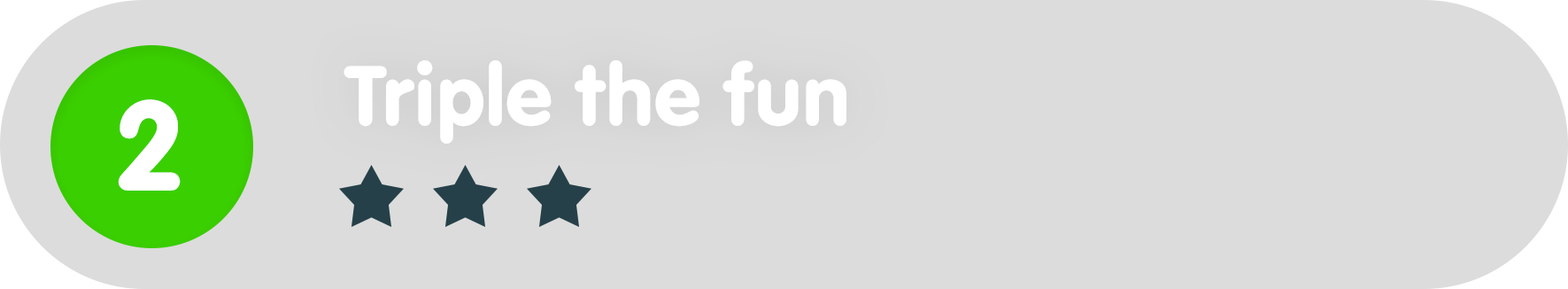
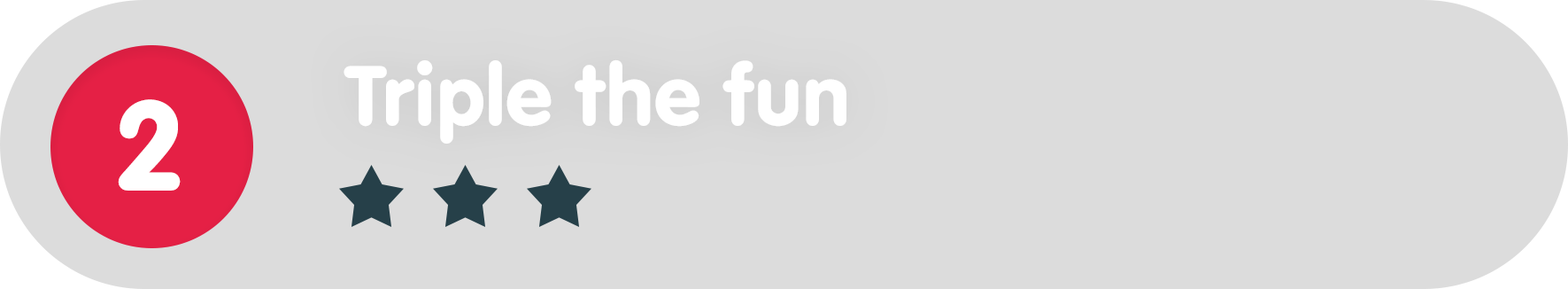
Layer changes from the first w=1568, h=289 image to the second:
painted on "Ellipse_green" over [50, 45, 254, 248]
